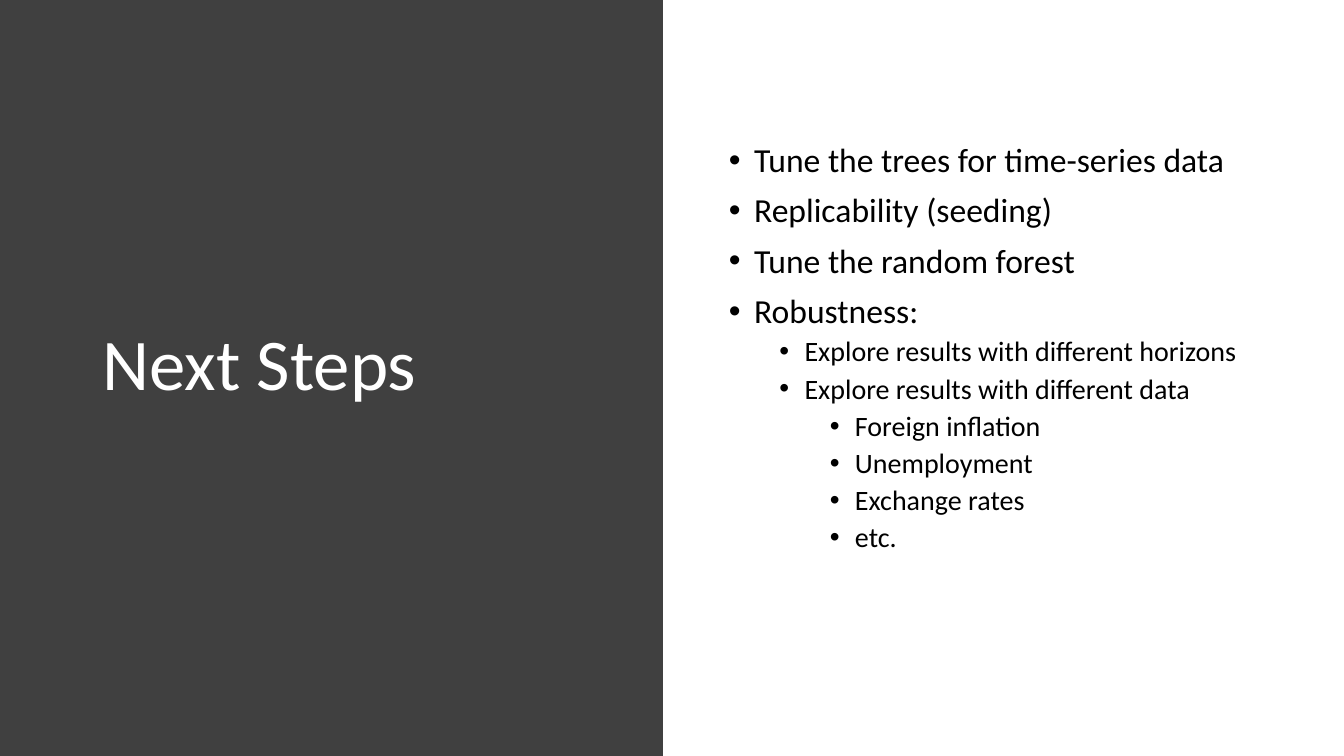
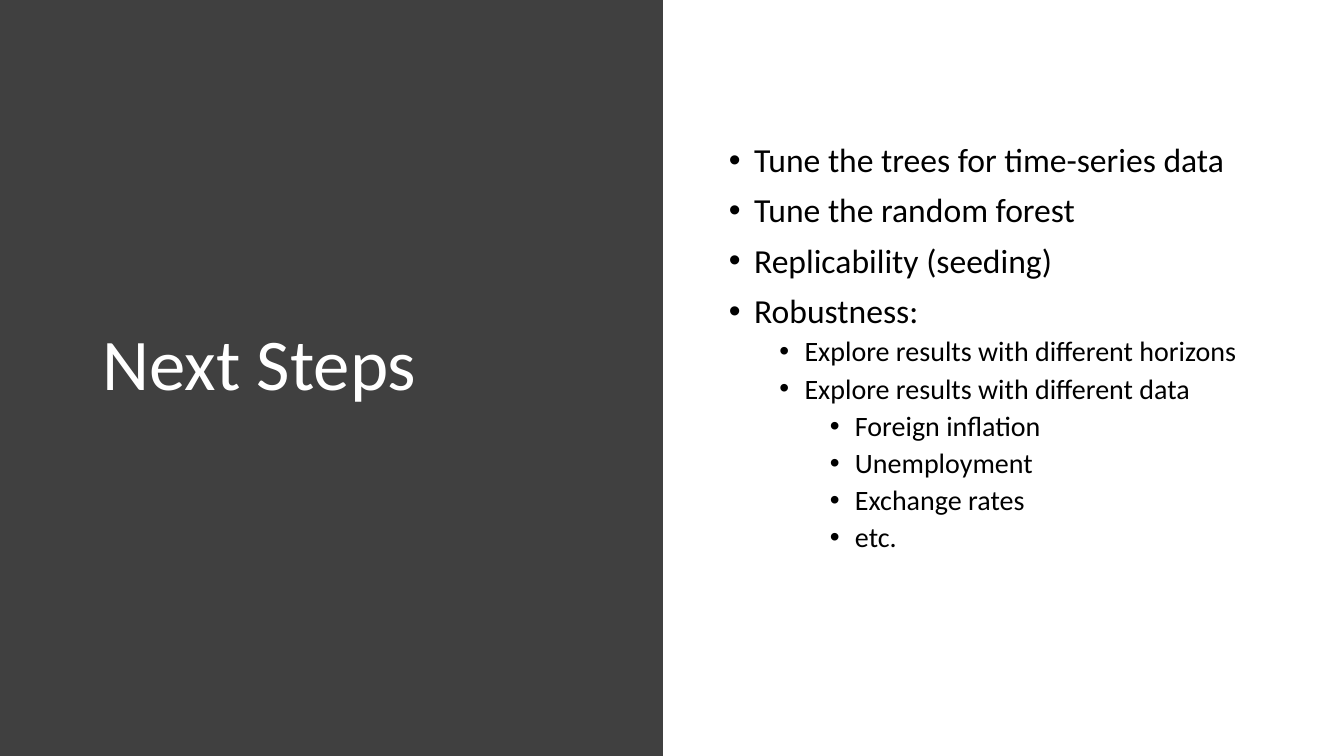
Before and after one commit to amoran57/thesis, a slide deck: slide 16 of Glynn Presentation.pptx. Drawn at 1344x756 pixels with LibreOffice and Linux fonts; fonts in the diff are those of the drawing. Boxes give left, top, right and bottom in pixels: in the first picture for what was removed or moved away, otherwise in the second. Text is boxed around its words. In the diff, an @@ line names an element or a change of style, - is before the commit and + after.

```diff
--- a/Glynn Presentation.pptx
+++ b/Glynn Presentation.pptx
@@ text at (x1=754, y1=198, x2=1075, y2=223): paragraph added @@
+• Tune the random forest
@@ text at (x1=754, y1=249, x2=1075, y2=274): paragraph removed @@
-• Tune the random forest
```
Also in this commit, not shown: 2 other slides changed, 2 slides added, 1 slide removed, 2 other files.
